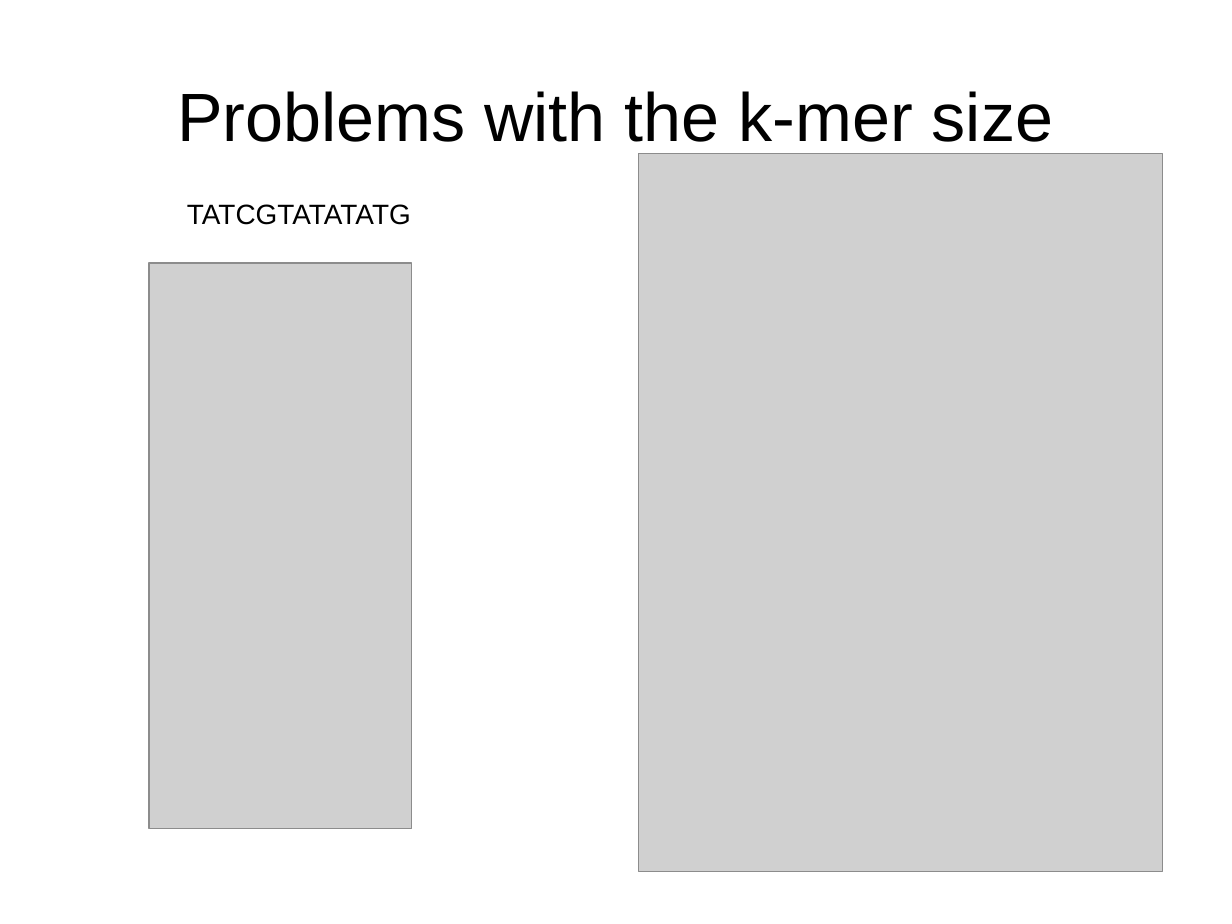
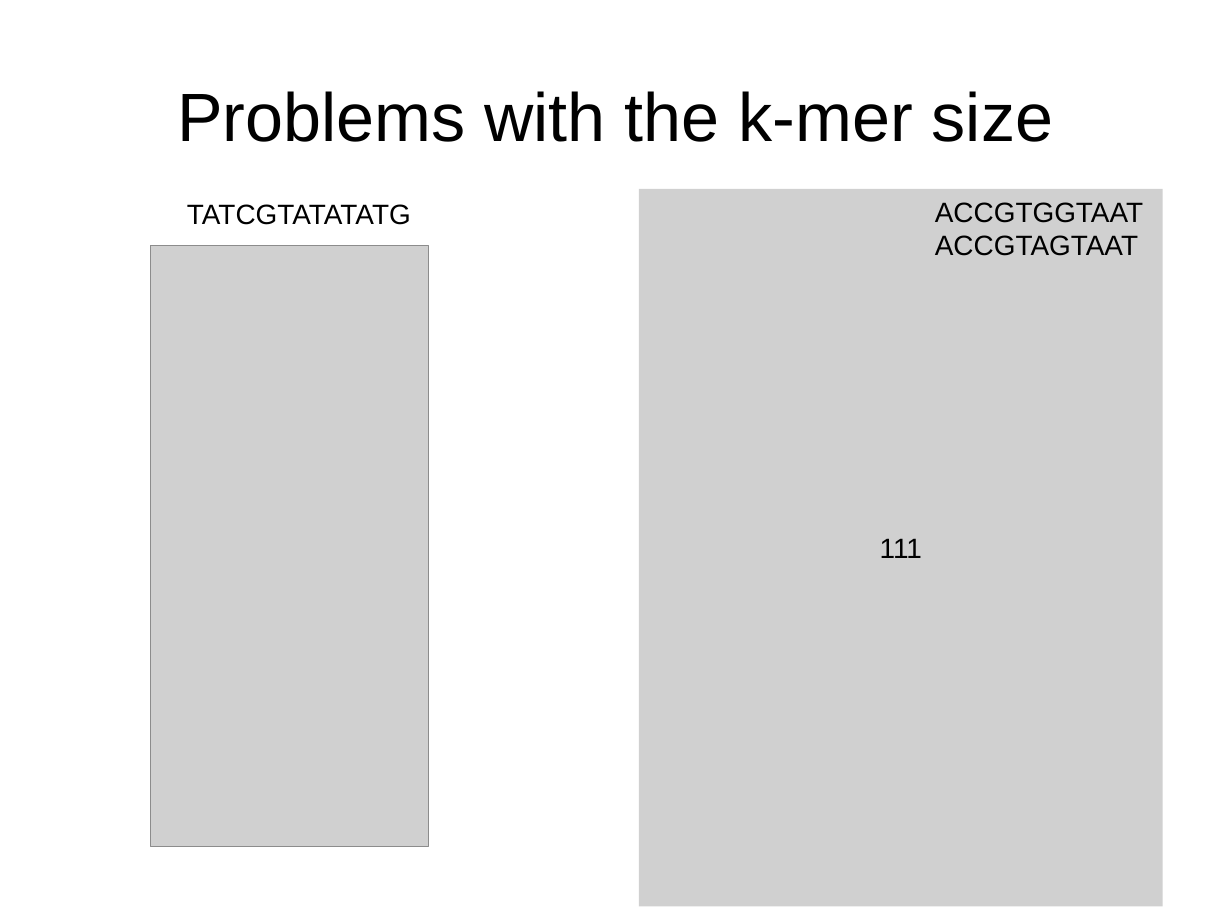
Before and after one commit to MartinDrab/Genetics, a slide deck: slide 5 of ppt/obhajoba/obhajoba.odp. Drawn at 1232x924 pixels with LibreOffice and Linux fonts; fonts in the diff are those of the drawing; grey boxes stand for pictures. Boxes give left, top, right and bottom in pixels: in the first picture for what was removed or moved away, otherwise in the second. Text is boxed around its words. In the diff, an @@ line names an element or a change of style, - is before the commit and + after.

```diff
--- a/ppt/obhajoba/obhajoba.odp
+++ b/ppt/obhajoba/obhajoba.odp
@@ picture "111": place and size @@
-picture "111" at (639,153,1164,871)
+picture "111" at (639,189,1164,907)
@@ text added at (935,202,1143,256), 18 pt, text #000000 @@
+ACCGTGGTAAT
+ACCGTAGTAAT
@@ picture: place and size @@
-picture at (149,263,411,828)
+picture at (150,246,428,846)
@@ text in picture at (880,538,922,558): text added @@
+111
```
Also in this commit, not shown: 1 other slide changed, 3 other files.
